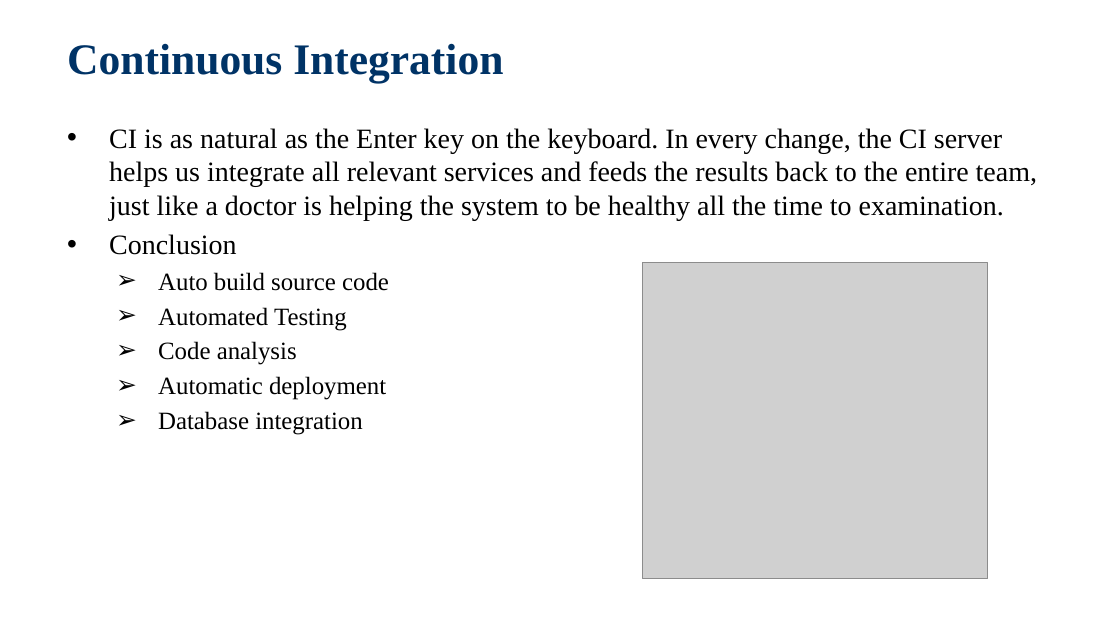
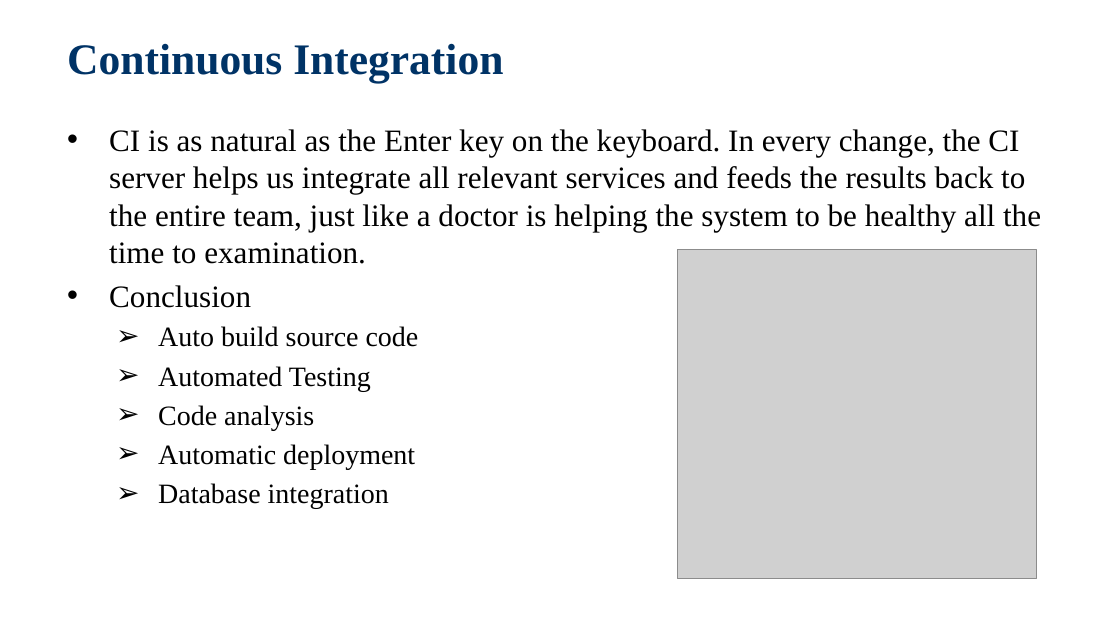
Before and after one commit to jackiejay888/automation, a slide deck: slide 35 of kpi/Test Automation.pptx. Drawn at 1120x630 pixels with LibreOffice and Linux fonts; fonts in the diff are those of the drawing; grey boxes stand for pictures; background and template pictures are left out. Boxes give left, top, right and bottom in pixels: in the first picture for what was removed or moved away, otherwise in the second. Text is boxed around its words. In the diff, an @@ line names an element or a change of style, - is before the commit and + after.

```diff
--- a/kpi/Test Automation.pptx
+++ b/kpi/Test Automation.pptx
@@ text "CI is as natural as ..." at (109,129,1041,509): size 18 to 20 pt in "CI is as natural as the Enter ...", "Conclusion"; size 16 to 18 pt in "Auto build source code", "Automated Testing", "Code analysis", "Automatic deployment" and 1 more places @@
@@ picture: place and size @@
-picture at (643,262,988,578)
+picture at (678,250,1037,579)
```
Also in this commit, not shown: 33 other slides changed, 1 other file.
